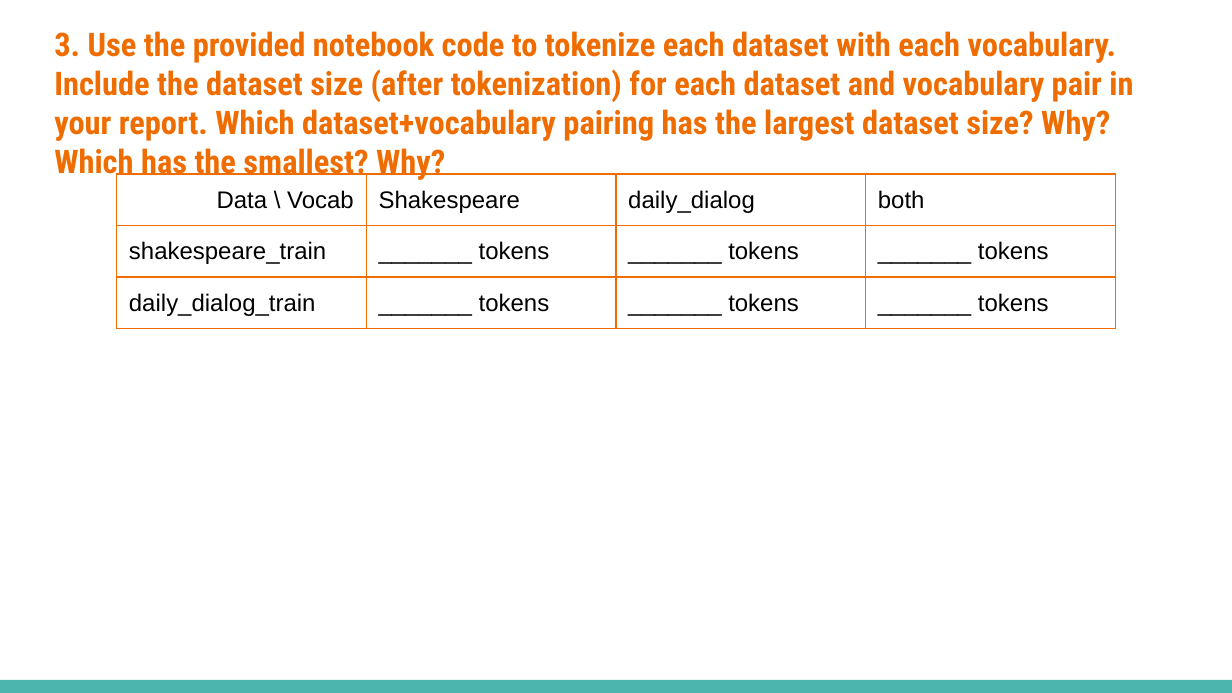
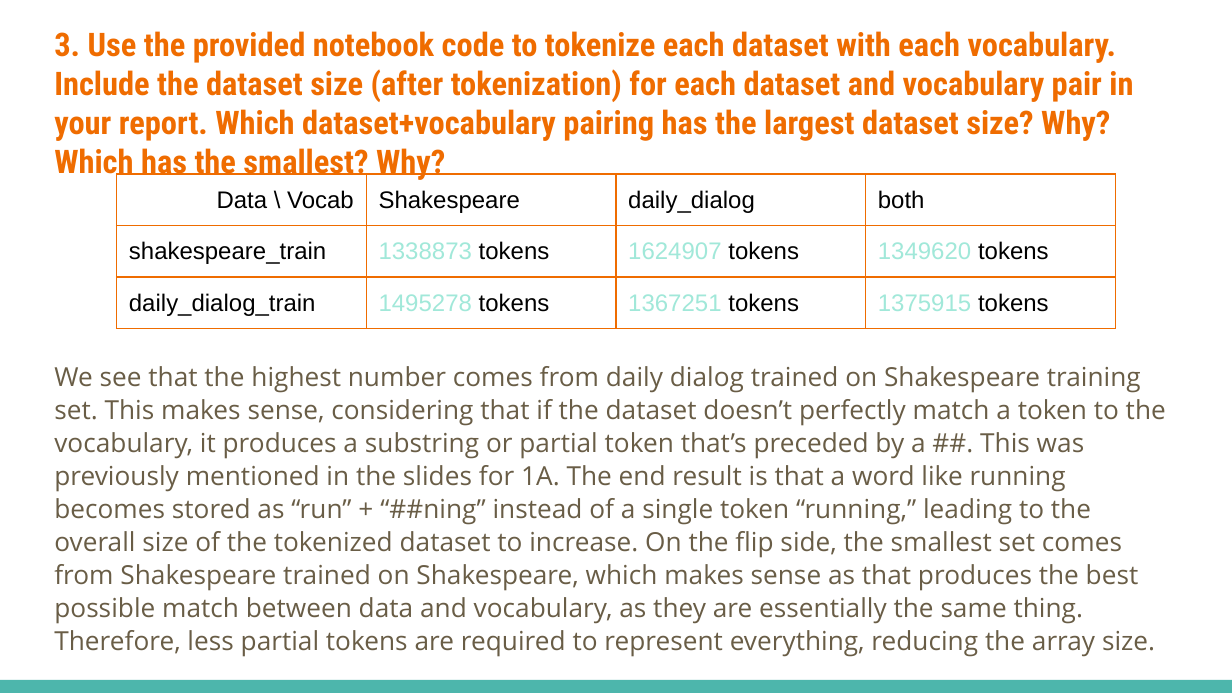
Before and after one commit to eding42/ece157b-hw1, a slide deck: slide 11 of Homework_1_Template.pptx. Drawn at 1232x693 pixels with LibreOffice and Linux fonts; fonts in the diff are those of the drawing. Boxes give left, top, right and bottom in pixels: in the first picture for what was removed or moved away, otherwise in the second. Text is boxed around its words. In the diff, an @@ line names an element or a change of style, - is before the commit and + after.

Commit message:
update slideshow

```diff
--- a/Homework_1_Template.pptx
+++ b/Homework_1_Template.pptx
@@ table at box(117, 174, 1117, 334) @@
-row 2: shakespeare_train | _______ tokens | _______ tokens | _______ tokens
+row 2: shakespeare_train | 1338873 tokens | 1624907 tokens | 1349620 tokens
-row 3: daily_dialog_train | _______ tokens | _______ tokens | _______ tokens
+row 3: daily_dialog_train | 1495278 tokens | 1367251 tokens | 1375915 tokens
@@ text added at box(54, 366, 1166, 657), 15.3 pt, text #695D46 @@
+We see that the highest number comes from daily dialog trained on Shakespeare training set. This makes sense, considering that if the dataset doesn’t perfectly match a token to the vocabulary, it produces a substring or partial token that’s preceded by a ##. This was previously mentioned in the slides for 1A. The end result is that a word like running becomes stored as “run” + “##ning” instead of a single token “running,” leading to the overall size of the tokenized dataset to increase. On the flip side, the smallest set comes from Shakespeare trained on Shakespeare, which makes sense as that produces the best possible match between data and vocabulary, as they are essentially the same thing. Therefore, less partial tokens are required to represent everything, reducing the array size.
```
Also in this commit, not shown: 1 other slide changed, 1 other file.
